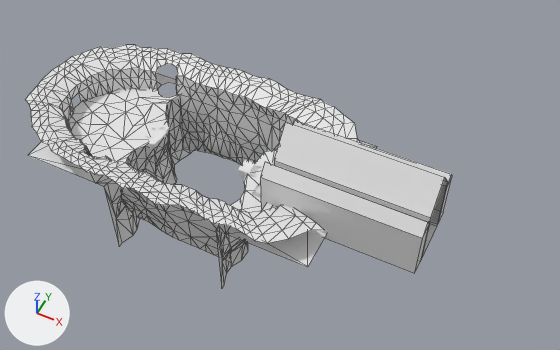
Two versions of the Blender file Assets/Models/Iteration - Levels/Iteration 3/3 - Main Lobby.blend, one commit apart.
Rendered twice from a camera (50 mm lens) standing at (76.6, -57.3, 73.4) and looking at (46.2, 3.5, -2.7). The axes (+X, +Y, +Z) are drawn at lower left. The lights are the same throughout. The first picture is the older version. Mesh edges are drawn as thin lines on the coarser meshes.
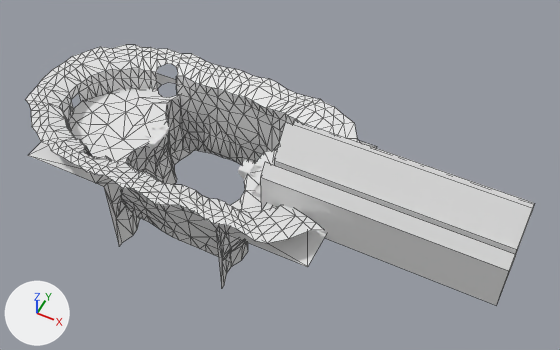
Pixel boxes [x1, y1, x2, y2] of what changed, in the pictures (560 x 350 px):
'Cube.004', reshaped (43% wider, 21% taller)
    before: [261, 120, 452, 273]
    after: [261, 120, 535, 305]

The change, as a diff of the scene's bpy script:
```diff
--- a/Assets/Models/Iteration - Levels/Iteration 3/3 - Main Lobby.blend.py
+++ b/Assets/Models/Iteration - Levels/Iteration 3/3 - Main Lobby.blend.py
@@ me_cube_005 @@
 # used by ob_cube_004; location = (50.51, 1.88, 0.05); scale = (2.78, 3.0, 3.0)
-me_cube_005.from_pydata(...)  # 49 vertices, 25 faces; spans x -1.25..6.05, y -1.74..1.73, z -1.0..3.05
+me_cube_005.from_pydata(...)  # 49 vertices, 25 faces; spans x -1.25..9.6, y -1.74..1.73, z -1.0..3.05
+# me_cube_005 part 1: all 17 vertices in x 6.05, y -1.74..1.73, z -1.0..3.05 are moved by (3.55, 0.0, 0.0)
```
